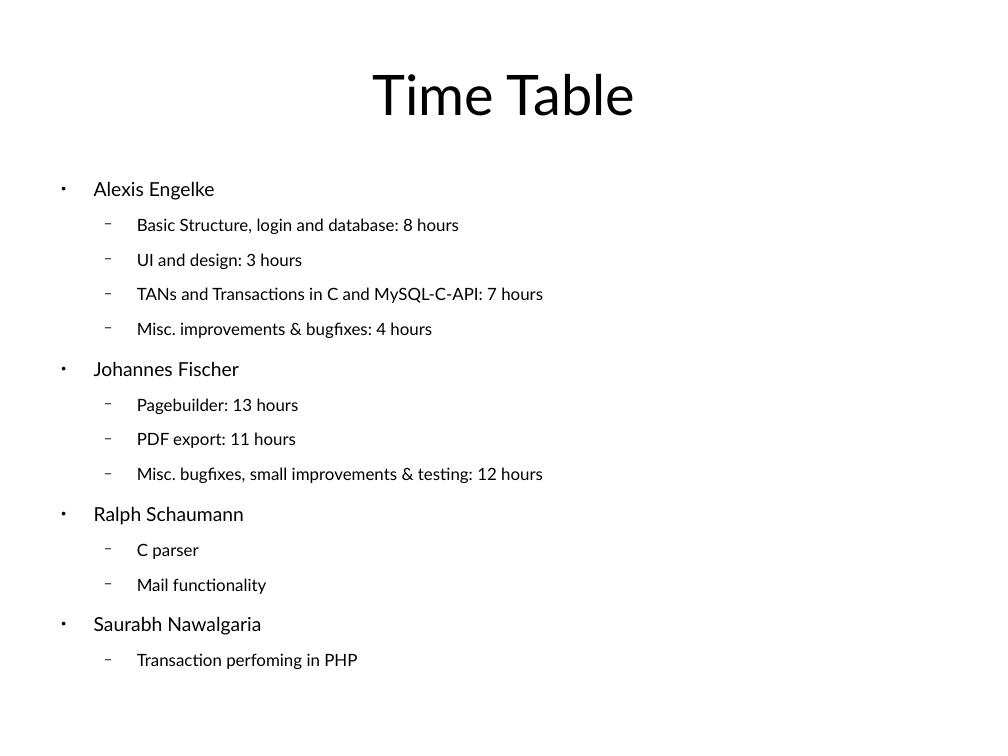
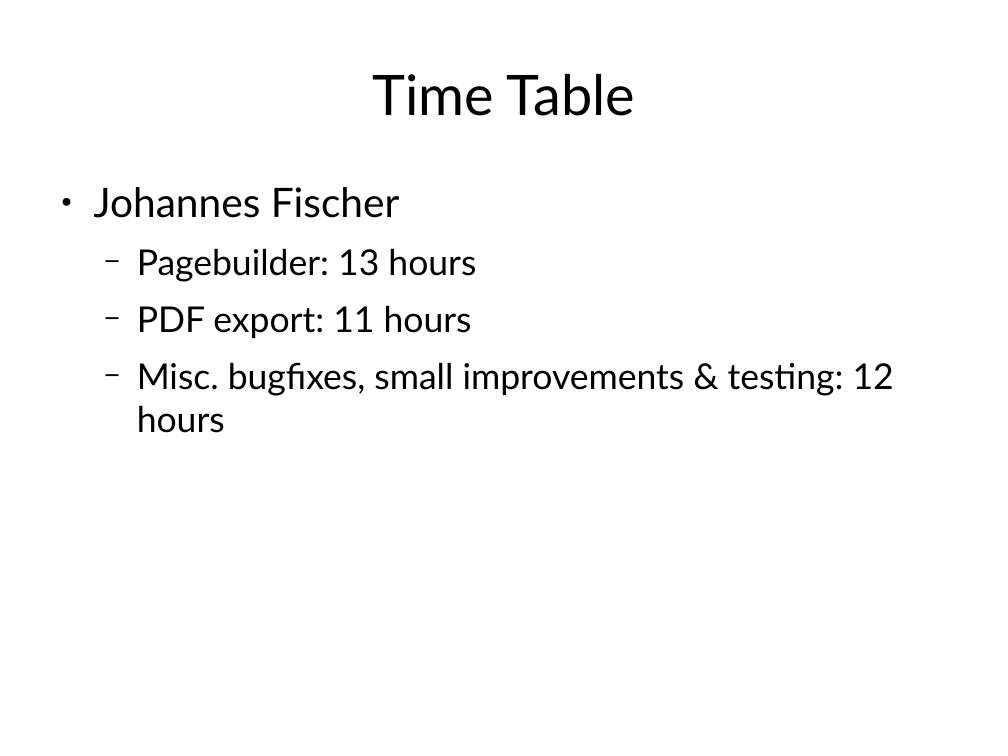
Before and after one commit to snawalgaria/SecureCoding, a slide deck: slide 4 of presentation/presentation.odp (slide 3 before the commit). Drawn at 1008x756 pixels with LibreOffice and Linux fonts; fonts in the diff are those of the drawing. Boxes give left, top, right and bottom in pixels: in the first picture for what was removed or moved away, otherwise in the second. Text is boxed around its words. In the diff, an @@ line names an element or a change of style, - is before the commit and + after.

Commit message:
Update my time table

```diff
--- a/presentation/presentation.odp
+++ b/presentation/presentation.odp
@@ text "Johannes Fischer" at (x1=94, y1=187, x2=894, y2=433): size 15.2 to 32 pt in "Johannes Fischer"; size 13.3 to 28 pt in "Pagebuilder: 13 hours", "PDF export: 11 hours", "Misc. bugfixes, small improvements & testing: 12 ..." @@
@@ text at (x1=94, y1=181, x2=543, y2=338): paragraphs removed @@
-● Alexis Engelke
-  − Basic Structure, login and database: 8 hours
-  − UI and design: 3 hours
-  − TANs and Transactions in C and MySQL-C-API: 7 hours
-  − Misc. improvements & bugfixes: 4 hours
@@ text at (x1=94, y1=506, x2=357, y2=669): paragraphs removed @@
-● Ralph Schaumann
-  − C parser
-  − Mail functionality
-● Saurabh Nawalgaria
-  − Transaction perfoming in PHP
```
Also in this commit, not shown: 1 other slide changed, 3 slides added.
